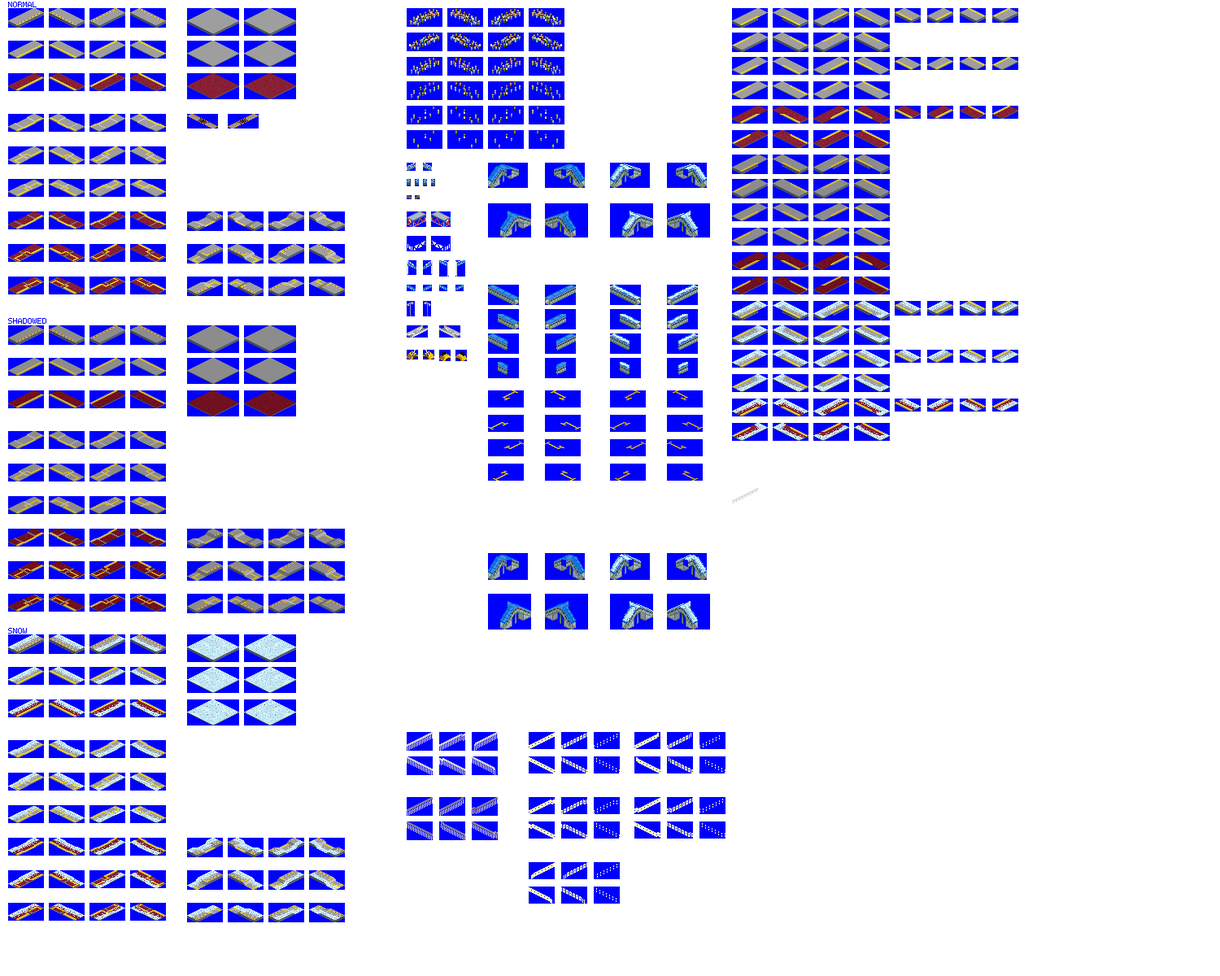
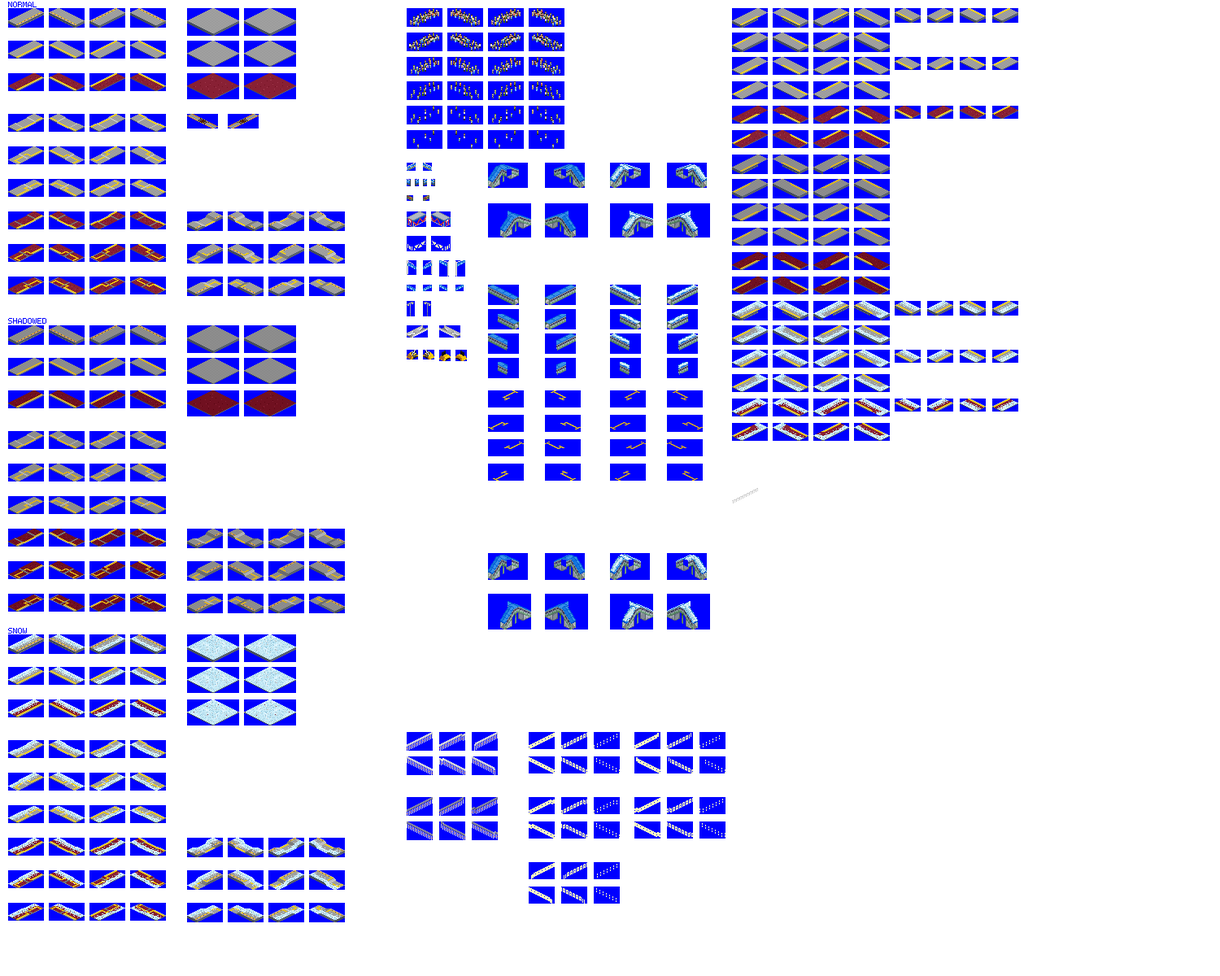
Comparing the layer stacks of the two (1220, 976) images. Changes:
painted on "platforms" over 406, 195, 466, 292
painted on "bg" over 406, 195, 430, 201
